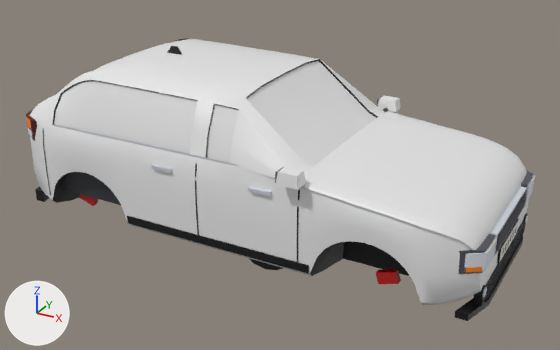
The glTF model public/models/cars/hatch-hi.glb, before and after one commit.
The view is the same before and after, from a camera (50 mm lens) standing at (0.967, -1.697, 1.041) and looking at (0.026, 0.013, 0.185). Every picture has the same lights, and +X, +Y and +Z are marked at lower left. The picture after the commit comes second. Vertices at exactly the same position are counted once.

The first picture shows 'detail', 'glass', 'paint' and 1 more.
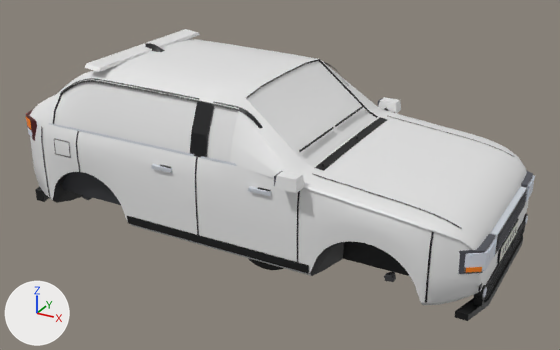
Changed parts and their boxes [x1, y1, x2, y2] in the pictures (560 x 350 px; the box of a moved part takes in the faces that stretch with it):
'paint', reshaped: before [30, 39, 529, 305]; after [30, 29, 529, 305]
'detail', reshaped: before [26, 38, 535, 321]; after [26, 43, 535, 321]
part 1 of me_car_hatch_detail_hi, moved or reshaped: before [275, 167, 284, 183]; after [274, 171, 282, 186]
part 2 of me_car_hatch_detail_hi, rebuilt: before [297, 190, 300, 262]; after [297, 191, 300, 262]
part 3 of me_car_hatch_detail_hi, rebuilt (11% wider, 7% taller): before [43, 128, 51, 195]; after [41, 127, 50, 199]
part 4 of me_car_hatch_detail_hi, built on: before [80, 46, 401, 284]; after [54, 43, 529, 303]
part 5 of me_car_hatch_paint_hi, moved or reshaped: before [378, 96, 401, 112]; after [379, 97, 401, 113]
part 6 of me_car_hatch_paint_hi, moved or reshaped: before [275, 167, 306, 190]; after [275, 170, 305, 193]
part 7 of me_car_hatch_paint_hi, deleted: before [190, 100, 214, 158]
part 8 of me_car_hatch_paint_hi, added: after [84, 29, 200, 72]

The edits, one by one:
me_car_hatch_detail_hi is used by ob_detail; location (0.0, 0.0, 0.0).
me_car_hatch_detail_hi had 1985 vertices, 3072 faces and spanned x -0.689..0.662, y -0.314..0.314, z 0.066..0.508.
me_car_hatch_detail_hi now has 2679 vertices, 3972 faces and spans x -0.689..0.662, y -0.32..0.32, z 0.064..0.506.
me_car_hatch_detail_hi part 1: the loose piece of 8 vertices spanning x 0.194..0.197, y -0.314..-0.28, z 0.327..0.352 is moved by (0.0, -0.005, -0.007).
me_car_hatch_detail_hi part 2: the loose piece of 10 vertices spanning x 0.236..0.24, y -0.288..-0.281, z 0.112..0.306 is rebuilt with 10 vertices and now spans x 0.236..0.24, y -0.288..-0.28, z 0.099..0.318.
me_car_hatch_detail_hi part 3: the loose piece of 10 vertices spanning x -0.546..-0.543, y -0.284..-0.276, z 0.116..0.314 is rebuilt with 8 vertices and now spans x -0.553..-0.549, y -0.283..-0.274, z 0.103..0.317.
me_car_hatch_detail_hi part 4: 32 vertices moved from x 0.612..0.659, y -0.252..0.252, z 0.229..0.232 to x 0.612..0.659, y -0.252..0.252, z 0.228..0.232; 56 vertices removed from x -0.473..0.473, y -0.3..0.3, z 0.094..0.508; 522 vertices added at x -0.659..0.659, y -0.293..0.293, z 0.103..0.506.
Other edits to the shape of me_car_hatch_detail_hi do not show in these pictures.
me_car_hatch_paint_hi is used by ob_paint; location (0.0, 0.0, 0.0).
Verts and faces of me_car_hatch_paint_hi; kept vertices keep their numbers, new ones are numbered from 972.
Before the commit, vertices of me_car_hatch_paint_hi: 535 (-0.02, -0.23, 0.454) at pixel (213, 103), 536 (-0.02, -0.262, 0.384) at pixel (207, 135), 537 (-0.02, -0.273, 0.328) at pixel (205, 158), 558 (-0.066, -0.23, 0.455) at pixel (197, 100), 559 (-0.066, -0.262, 0.384) at pixel (191, 132).
Before the commit, vertices of me_car_hatch_paint_hi: 560 (-0.066, -0.273, 0.328) at pixel (189, 155).
me_car_hatch_paint_hi had 972 vertices, 1708 faces and spanned x -0.652..0.652, y -0.317..0.317, z 0.069..0.488.
me_car_hatch_paint_hi now has 976 vertices, 1712 faces and spans x -0.652..0.652, y -0.322..0.322, z 0.069..0.497.
me_car_hatch_paint_hi part 5: the loose piece of 8 vertices spanning x 0.196..0.252, y 0.277..0.317, z 0.325..0.355 is moved by (0.0, 0.005, -0.007).
me_car_hatch_paint_hi part 6: the loose piece of 8 vertices spanning x 0.196..0.252, y -0.317..-0.277, z 0.325..0.355 is moved by (0.0, -0.005, -0.007).
Part 7, on me_car_hatch_paint_hi:
Vertices deleted: 536, 559 (with the faces that use them).
Part 8, on me_car_hatch_paint_hi:
8 vertices are added at x -0.418..-0.369, y -0.23..0.23, z 0.483..0.497.
12 new faces join them.
Other edits to the shape of me_car_hatch_paint_hi do not show in these pictures.
